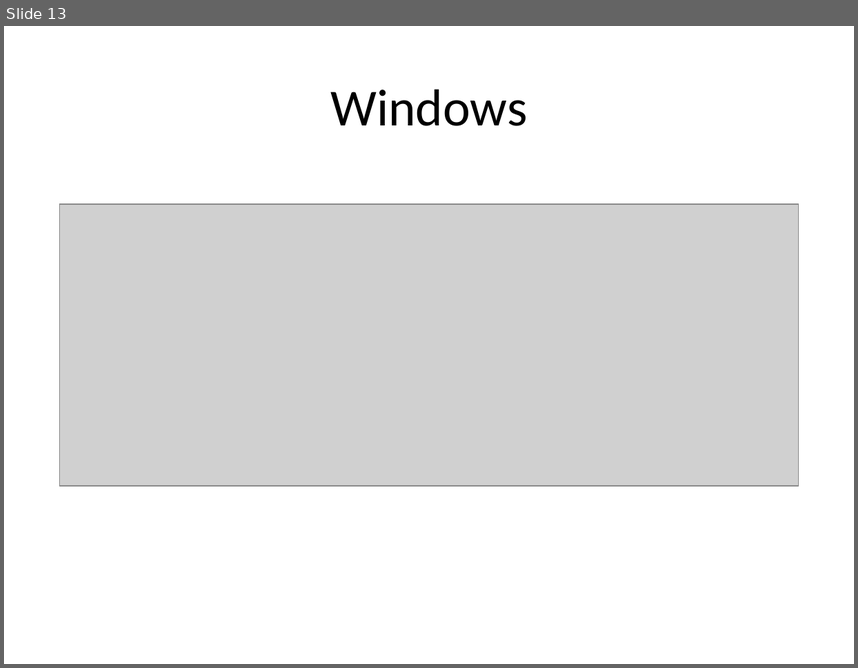
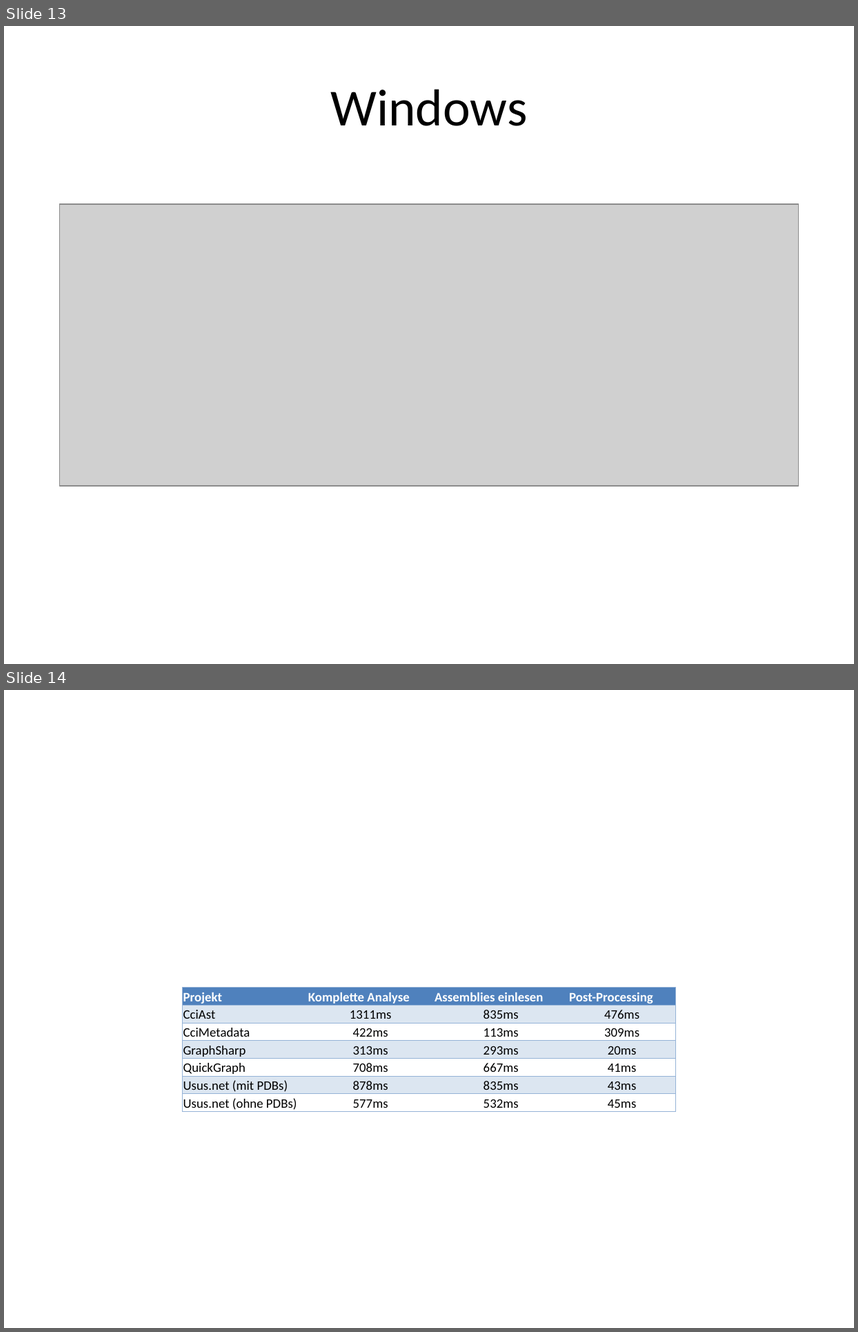
Before and after one commit to halllo/MTSS12, a slide deck: text/images/illustrations.pptx. Shown one above the other, each under a label of ours: slide 13 before the commit, slides 13 and 14 after it. The pictures are 858x668 and 858x1332 pixels, drawn with LibreOffice and Linux fonts; fonts in the diff are those of the drawing; grey boxes stand for pictures. Boxes give left, top, right and bottom in pixels: in the first picture for what was removed or moved away, otherwise in the second. Text is boxed around its words. In the diff, an @@ line names an element or a change of style, - is before the commit and + after.

```diff
--- a/text/images/illustrations.pptx
+++ b/text/images/illustrations.pptx
@@ slide 14 added at (4,690,854,1328), background #FFFFFF @@
@@ table added at (183,987,675,1112), 7 rows, 4 columns @@
+Projekt | Komplette Analyse | Assemblies einlesen | Post-Processing
+CciAst | 1311ms | 835ms | 476ms
+CciMetadata | 422ms | 113ms | 309ms
+GraphSharp | 313ms | 293ms | 20ms
+QuickGraph | 708ms | 667ms | 41ms
+Usus.net (mit PDBs) | 878ms | 835ms | 43ms
+Usus.net (ohne PDBs) | 577ms | 532ms | 45ms
```
Also in this commit, not shown: 36 other files.
